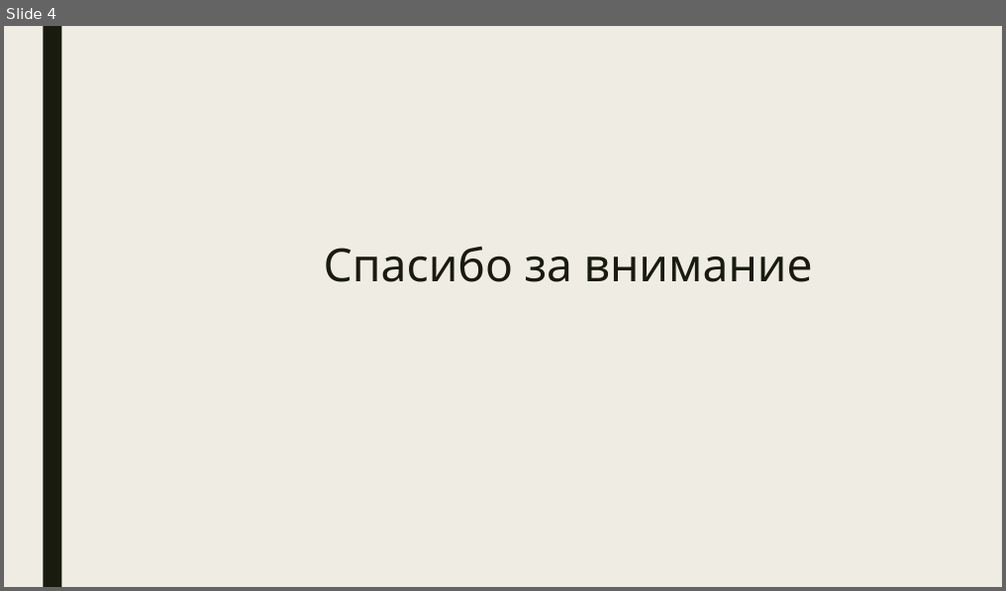
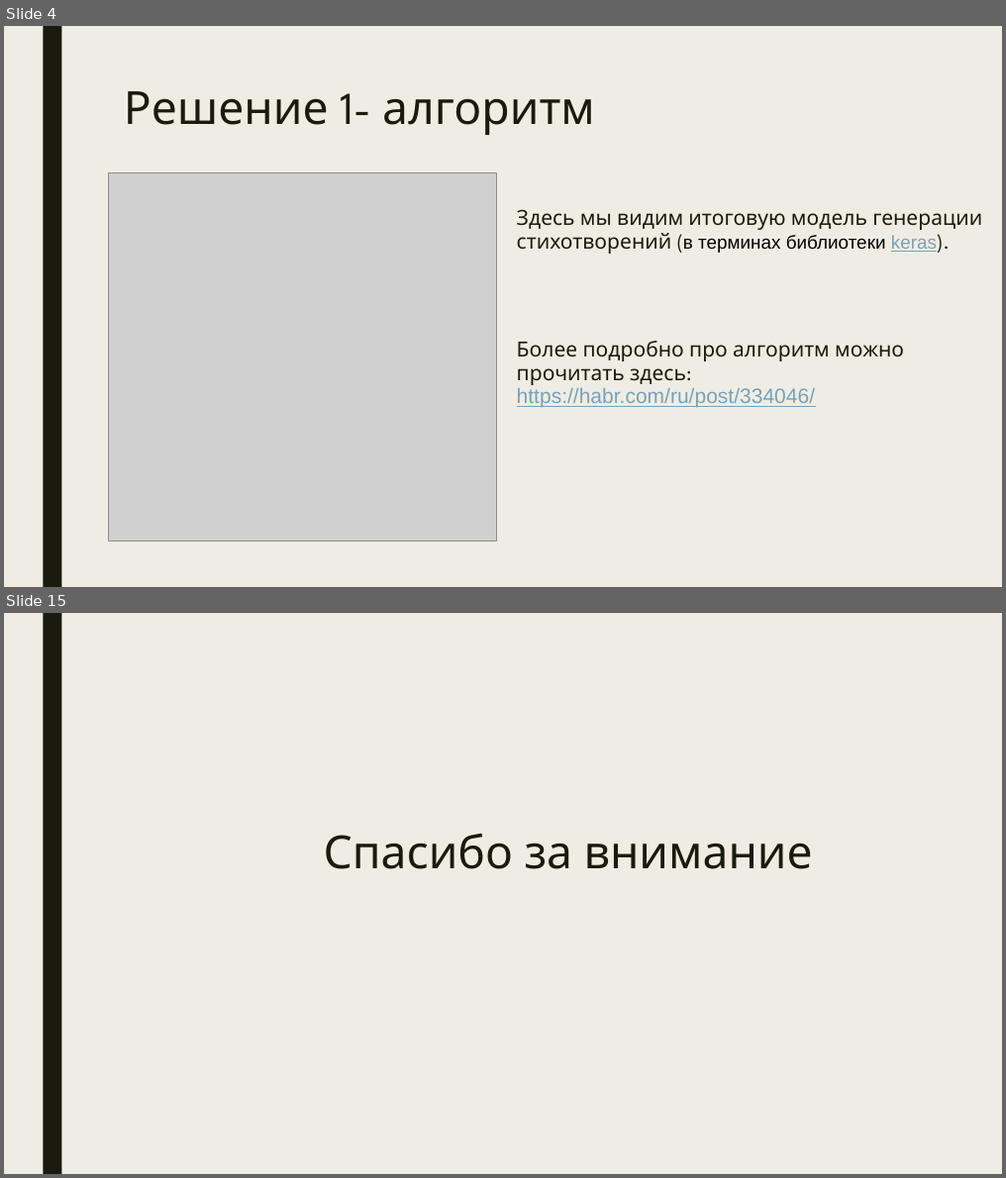
Before and after one commit to nsuglob/alice-generate-poems, a slide deck: doc_ru.pptx. Shown one above the other, each under a label of ours: slide 4 before the commit, slides 4 and 15 after it; the slides between them are not shown. The pictures are 1006x591 and 1006x1178 pixels, drawn with LibreOffice and Linux fonts; fonts in the diff are those of the drawing; grey boxes stand for pictures. Boxes give left, top, right and bottom in pixels: in the first picture for what was removed or moved away, otherwise in the second. Text is boxed around its words. In the diff, an @@ line names an element or a change of style, - is before the commit and + after.

```diff
--- a/doc_ru.pptx
+++ b/doc_ru.pptx
@@ slide 4 added at (4, 26, 1002, 587), background #EFEDE3; not listed: 1 template element that a slide beside it also shows @@
@@ text added at (124, 91, 595, 135), 44 pt, text #191B0E @@
+Решение 1- алгоритм
@@ picture added at (108, 173, 497, 541) @@
@@ text added at (517, 209, 982, 408), 20 pt, text #191B0E @@
+Здесь мы видим итоговую модель генерации стихотворений (в терминах библиотеки keras).
+Более подробно про алгоритм можно прочитать здесь: https://habr.com/ru/post/334046/
@@ what was slide 4 is now slide 15 @@
```
Also in this commit, not shown: 3 slides changed, 10 other slides added.
